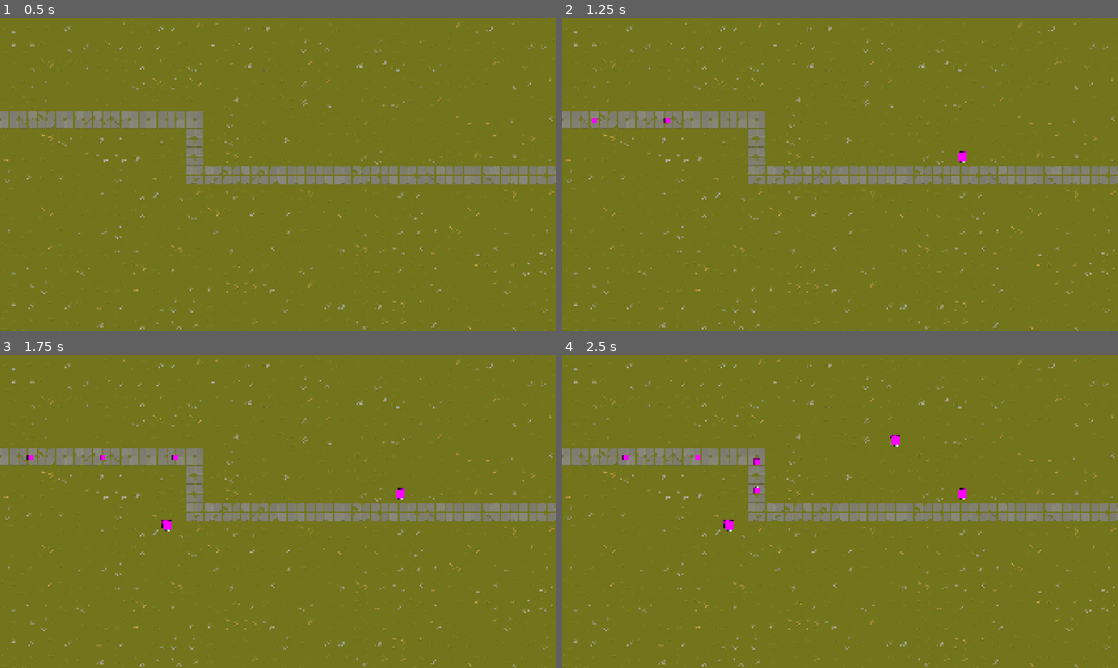
Above: before the commit, frames 1-4 (two rows, left to right).
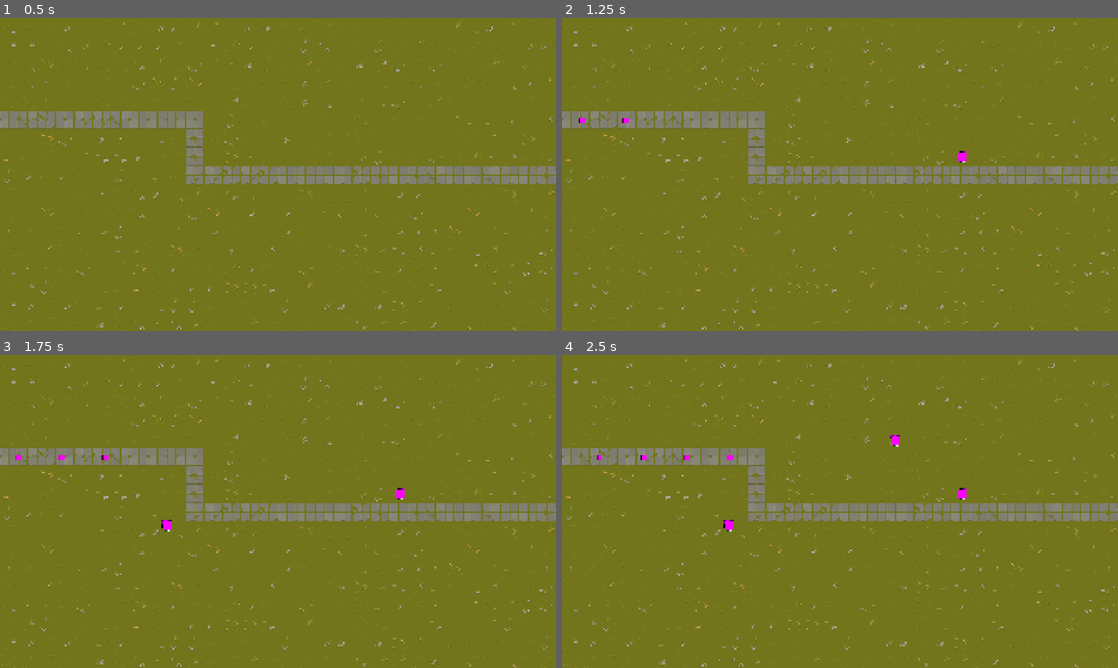
Above: after the commit, the same moments.

Repository: doakeserino/towerdefensegame
Game: Godot game, scene res://Scenes/map2.tscn
The game is run twice, just before and just after one commit, with the same random seed, the same clock (stepped at 60 frames per second) and the same inputs.
Inputs (mouse positions are in pixels of both pictures, inside the frame that each line leads up to):
- Up to frame 1 (0.5 s): no input
- Up to frame 2 (1.25 s): tap Enter at 0.5 s; move the mouse to (962, 158) at 0.52 s; click (962, 158) at 0.6 s
- Up to frame 3 (1.75 s): tap Space at 1.25 s; move the mouse to (166, 527) at 1.27 s; click (166, 527) at 1.35 s
- Up to frame 4 (2.5 s): tap Enter at 2 s; move the mouse to (895, 442) at 2.02 s; click (895, 442) at 2.1 s

Frame 1 is identical in both runs. In frame 2, less than 0.1% of the frame differs, in the area x 3-20%, y 32-34%; in frame 3, less than 0.1%; in frame 4, 0.2%, in the area x 6-36%, y 32-45%.

Commit message:
Draft 5
Tried to implement global stats script but didnt work

Diff:
--- a/Scenes/bullet.tscn
+++ b/Scenes/bullet.tscn
@@ -3,14 +3,14 @@
 [ext_resource type="Script" uid="uid://wddgysa4pttx" path="res://Scripts/bullet.gd" id="1_xjght"]
 
 [sub_resource type="RectangleShape2D" id="RectangleShape2D_yf5fn"]
-size = Vector2(8, 8)
+size = Vector2(12, 12)
 
 [sub_resource type="Gradient" id="Gradient_4mw4s"]
 
 [sub_resource type="GradientTexture2D" id="GradientTexture2D_g4v7s"]
 gradient = SubResource("Gradient_4mw4s")
-width = 8
-height = 8
+width = 12
+height = 12
 
 [node name="Bullet" type="RigidBody2D" unique_id=781629532 groups=["bullet"]]
 collision_layer = 2
@@ -21,6 +21,7 @@
 shape = SubResource("RectangleShape2D_yf5fn")
 
 [node name="Sprite2D" type="Sprite2D" parent="." unique_id=522441491]
+position = Vector2(2.3841858e-07, -2.3841858e-07)
 texture = SubResource("GradientTexture2D_g4v7s")
 
 [connection signal="body_entered" from="." to="." method="_on_body_entered"]
--- a/Scripts/enemy.gd
+++ b/Scripts/enemy.gd
@@ -1,12 +1,14 @@
 class_name enemy_class
 extends RigidBody2D
 
+var is_alive : bool = true
+var money_drop := 1
 @onready var hitbox = $Hitbox
 @onready var collision_shape_2d = $CollisionShape2D
 @onready var sprite_2d = $Sprite2D
 
 
-const SPEED = 500.0
+const SPEED = 300.0
 const DAMAGE = 10
 
 var health := 1
@@ -17,11 +19,8 @@
 
 # Called every frame. 'delta' is the elapsed time since the previous frame.
 func _process(_delta):
-	if health < 1:
-		visible = false
-		hitbox.monitoring = false
-		collision_shape_2d.disabled = true
-
+	if health < 1 and is_alive:
+		die()
 
 func take_damage(damage : int):
 	health -= damage
@@ -30,3 +29,10 @@
 func _on_hitbox_body_entered(body):
 	if body.is_in_group("bullet"):
 		take_damage(body.damage)
+
+func die():
+	is_alive = false
+	GlobalStats.stats_change(GlobalStats.stats["money"], money_drop)
+	visible = false
+	hitbox.monitoring = false
+	collision_shape_2d.disabled = true
--- /dev/null
+++ b/Scripts/global_stats.gd
@@ -0,0 +1,15 @@
+extends Node
+
+signal stats_changed
+var stats = {
+	"lives" : 100,
+	"money" : 100,
+	"wave" : 1
+}
+func _ready():
+	stats["wave"] = 1
+
+func stats_change(stat_changed, amount : int):
+	stat_changed += amount
+	stats_changed.emit()
+	print(stat_changed, amount)
--- a/Scripts/map_2.gd
+++ b/Scripts/map_2.gd
@@ -1,16 +1,29 @@
 extends Node2D
 var selected_tower : PackedScene = preload("res://Scenes/tower_1.tscn")
 var enemy_to_spawn : PackedScene = preload("res://Scenes/enemy.tscn")
-var lives : int = 100
-
+var lives
+var money
+var wave
 @onready var markers = $Markers
 @onready var target_1 = $Markers/Target1
 
 
 func _ready():
-	for i in range (1, 10):
-		await get_tree().create_timer(0.5).timeout
-		spawn_loop(enemy_to_spawn)
+	set_stats()
+
+	if wave == 1:
+		for i in range (0, 10):
+			await get_tree().create_timer(0.5).timeout
+			spawn_loop(enemy_to_spawn)
+		wave += 1
+		print(wave)
+	if wave == 2:
+		for i in range (0 ,20):
+			await get_tree().create_timer(0.66).timeout
+			for j in range (0, 3):
+				await get_tree().create_timer(0.2).timeout
+				spawn_loop(enemy_to_spawn)
+
 
 func _unhandled_input(event):
 	if Input.is_action_just_pressed("place"):
@@ -33,10 +46,18 @@
 		var distance = enemy.position.distance_to(target_position)
 		tween.tween_property(enemy, "global_position", target_position, distance / enemy.SPEED)
 		await tween.finished
-		print("Arrived", target_marker)
 		target_marker += 1
-	if enemy.global_position == markers.get_child(2).global_position:
+	if enemy.global_position == markers.get_child(2).global_position and enemy.visible:
 		print("END")
-		lives -= enemy.DAMAGE
+		GlobalStats.stats_change(GlobalStats.stats["lives"], enemy.DAMAGE)
 		print(lives)
 		enemy.queue_free()
+func change_stats():
+	GlobalStats.stats_changed.connect(set_stats)
+	set_stats()
+
+func set_stats():
+	lives = GlobalStats.stats["lives"]
+	money = GlobalStats.stats["money"]
+	wave = GlobalStats.stats["wave"]
+	print(GlobalStats.stats["money"])
--- a/project.godot
+++ b/project.godot
@@ -14,6 +14,10 @@
 run/main_scene="uid://cylbd3me4vhbt"
 config/features=PackedStringArray("4.7", "Forward Plus")
 config/icon="res://icon.svg"
+
+[autoload]
+
+GlobalStats="*uid://dh1e26twctwq6"
 
 [display]
 
Not shown, added: Scripts/global_stats.gd.uid
